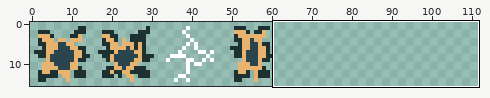
Two states of a sprite sheet, Assets/Art/export/breach.png. Above: a wide view before the commit, with the close-up outlined.
Close-up. Before the commit:
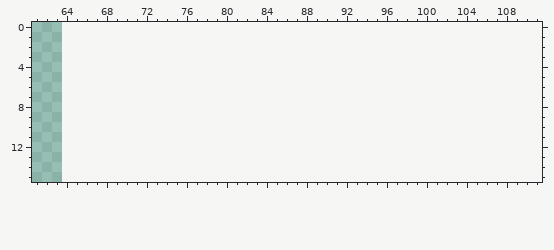
The file is 64x16 pixels. Shown: x 61..111, y 0..15. The old version is drawn lined up with the new one, on the new canvas.
And afterwards:
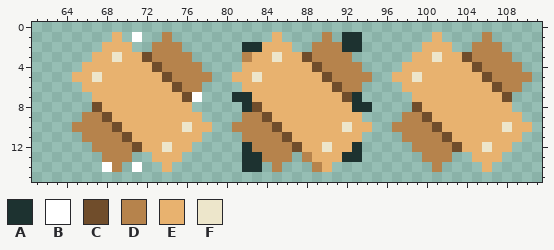
Palette (. is transparent): A #1d3230  B #ffffff  C #704d2b  D #b6834c  E #e8b26f  F #ede6cb
Diff:
canvas 64x16 -> 112x16
y 1: x 69 . -> E; x 71 . -> B; x 74 . -> D; x 85 . -> E; x 90 . -> D; x 92..93 .. -> AA; x 101 . -> E; x 106 . -> D
y 2: x 68..70 ... -> EEE; x 73..75 ... -> DDD; x 82..86 ..... -> AAEEE; x 89..93 ..... -> DDDAA; x 100..102 ... -> EEE; x 105..107 ... -> DDD
y 3: x 67..76 .......... -> EEFEECDDDD; x 82..92 ........... -> DEEFEECDDDD; x 99..108 .......... -> EEFEECDDDD
y 4: x 66..77 ............ -> EEEEEEECDDDD; x 82..93 ............ -> EEEEEEECDDDD; x 98..109 ............ -> EEEEEEECDDDD
y 5: x 65..78 .............. -> EEFEEEEEECDDDD; x 81..94 .............. -> EEFEEEEEECDDDD; x 97..110 .............. -> EEFEEEEEECDDDD
y 6: x 66..77 ............ -> EEEEEEEEECDD; x 82..93 ............ -> EEEEEEEEECDD; x 98..109 ............ -> EEEEEEEEECDD
y 7: x 67..77 ........... -> EEEEEEEEECB; x 81..93 ............. -> AAEEEEEEEEECA; x 99..108 .......... -> EEEEEEEEEC
y 8: x 67..76 .......... -> CEEEEEEEEE; x 82..94 ............. -> ACEEEEEEEEEAA; x 99..108 .......... -> CEEEEEEEEE
y 9: x 66..77 ............ -> DDCEEEEEEEEE; x 82..93 ............ -> DDCEEEEEEEEE; x 98..109 ............ -> DDCEEEEEEEEE
y 10: x 65..78 .............. -> DDDDCEEEEEEFEE; x 81..94 .............. -> DDDDCEEEEEEFEE; x 97..110 .............. -> DDDDCEEEEEEFEE
y 11: x 66..77 ............ -> DDDDCEEEEEEE; x 82..93 ............ -> DDDDCEEEEEEE; x 98..109 ............ -> DDDDCEEEEEEE
y 12: x 67..76 .......... -> DDDDCEEFEE; x 82..93 ............ -> ADDDDCEEFEEA; x 99..108 .......... -> DDDDCEEFEE
y 13: x 68..70 ... -> DDD; x 73..75 ... -> EEE; x 82..86 ..... -> AADDD; x 88..93 ...... -> DEEEAA; x 100..102 ... -> DDD; x 105..107 ... -> EEE
y 14: x 68..69 .. -> BD; x 71 . -> B; x 74 . -> E; x 82..83 .. -> AA; x 85 . -> D; x 89..90 .. -> DE; x 101 . -> D; x 106 . -> E
Where, in picture pixels (left, top, right, bottom), the same in both close-ups:
added: (72, 32, 532, 172)
